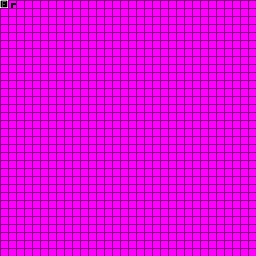
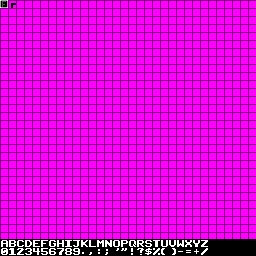
Layers edited between the first and the second 256x256 image:
added layer "Pasted Layer" above "Background" over [0, 239, 256, 256]
